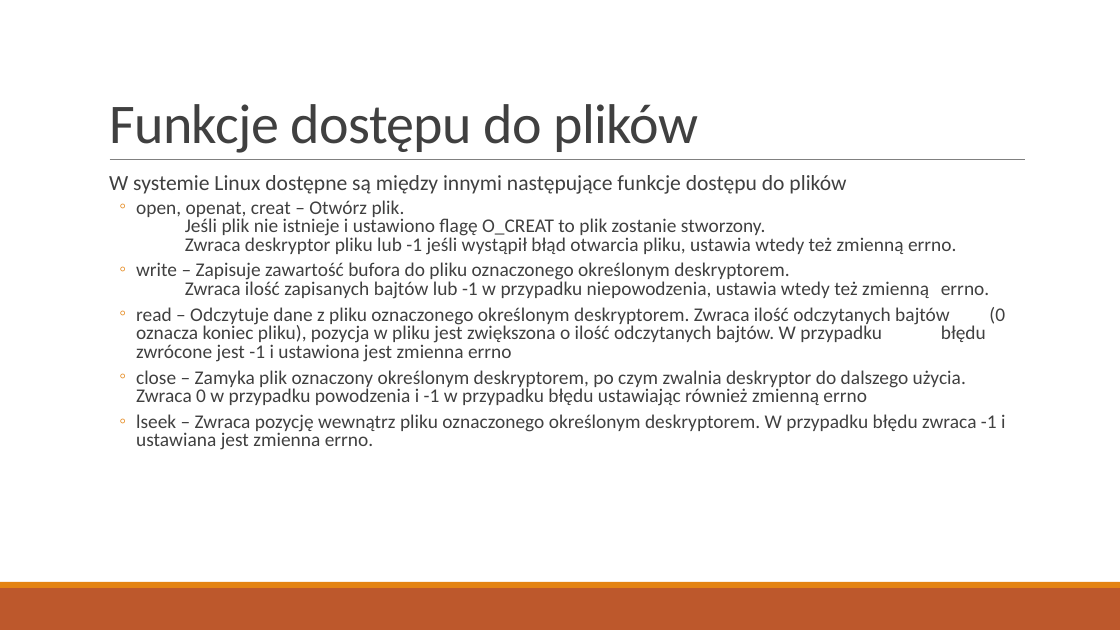
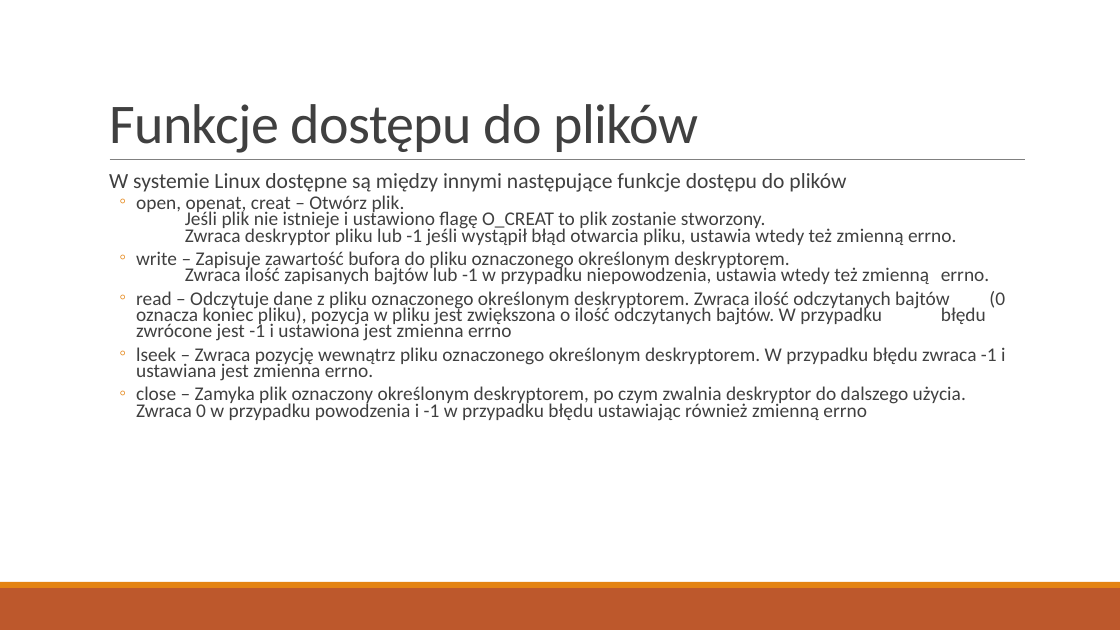
Before and after one commit to Epacik/ZaliczenieSystemowOperacyjnych, a slide deck: slide 4 of Projekt - Damian Kuśmierz.pptx. Drawn at 1120x630 pixels with LibreOffice and Linux fonts; fonts in the diff are those of the drawing. Boxes give left, top, right and bottom in pixels: in the first picture for what was removed or moved away, otherwise in the second. Text is boxed around its words. In the diff, an @@ line names an element or a change of style, - is before the commit and + after.

```diff
--- a/Projekt - Damian Kuśmierz.pptx
+++ b/Projekt - Damian Kuśmierz.pptx
@@ text at (109, 173, 1005, 421): line spacing 0.8 to 0.7 @@
@@ text at (136, 347, 1005, 381): paragraph added @@
+  ◦ lseek – Zwraca pozycję wewnątrz pliku oznaczonego określonym deskryptorem. W przypadku błędu zwraca -1 i ustawiana jest zmienna errno.
@@ text at (136, 414, 1005, 450): paragraph removed @@
-  ◦ lseek – Zwraca pozycję wewnątrz pliku oznaczonego określonym deskryptorem. W przypadku błędu zwraca -1 i ustawiana jest zmienna errno.
```
Also in this commit, not shown: 2 other slides changed, 3 other files.
